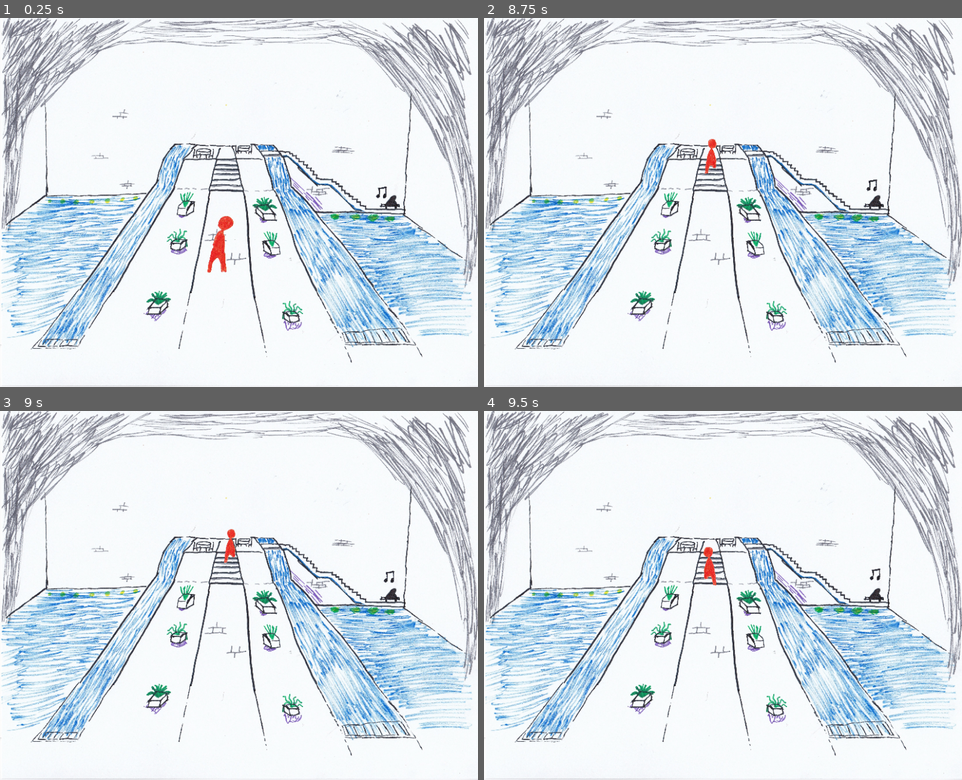
Above: before the commit, frames 1-4 (two rows, left to right).
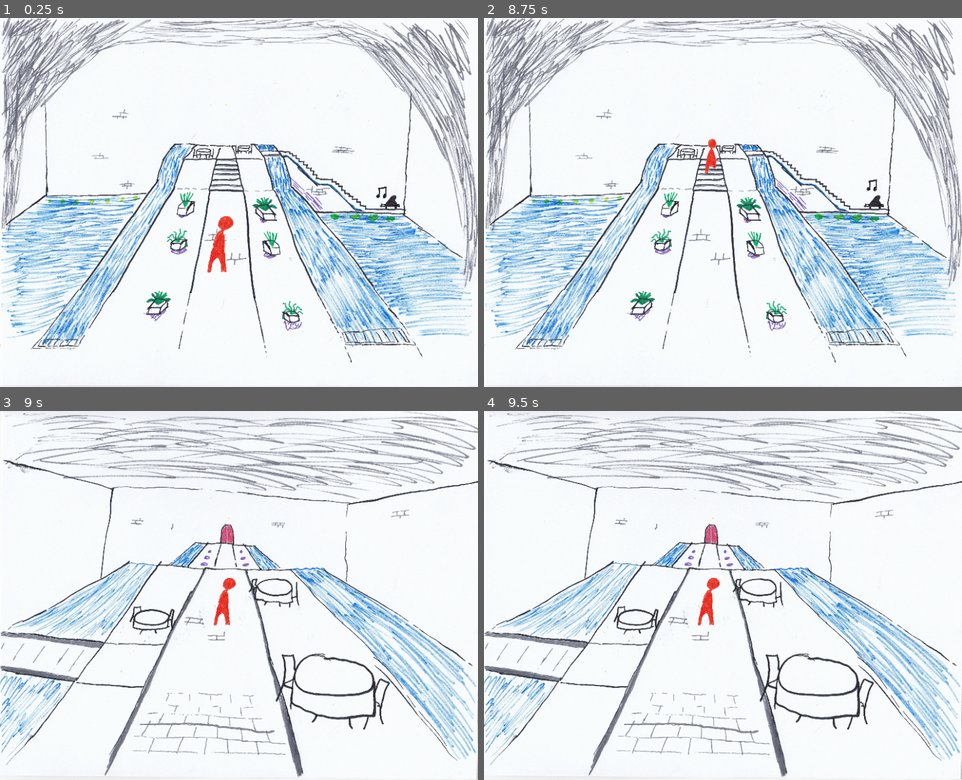
Above: after the commit, the same moments.

Repository: Swepedia/Flatgame
Game: Godot game, scene res://World.tscn
Same seed, same stepped clock (60 frames per second), same inputs: the game is played once before the commit and once after it. Before the commit the project starts from res://Entrance.tscn.
Inputs (mouse positions are in pixels of both pictures, inside the frame that each line leads up to):
- Up to frame 1 (0.25 s): no input
- Up to frame 2 (8.75 s): move the mouse to (713, 132) at 0.52 s; click (713, 132) at 0.67 s; move the mouse to (627, 220) at 1.27 s; click (627, 220) at 1.42 s; move the mouse to (770, 121) at 2.02 s; click (770, 121) at 2.17 s; move the mouse to (699, 276) at 2.77 s; click (699, 276) at 2.92 s; move the mouse to (866, 257) at 3.52 s; click (866, 257) at 3.67 s; move the mouse to (579, 147) at 4.27 s; click (579, 147) at 4.42 s; move the mouse to (746, 202) at 5.02 s; click (746, 202) at 5.17 s; move the mouse to (651, 110) at 5.77 s; click (651, 110) at 5.92 s; move the mouse to (828, 184) at 6.52 s; click (828, 184) at 6.67 s; move the mouse to (627, 220) at 7.27 s; click (627, 220) at 7.42 s; move the mouse to (770, 121) at 8.02 s; click (770, 121) at 8.17 s
- Up to frame 3 (9 s): move the mouse to (215, 669) at 8.77 s; click (215, 669) at 8.92 s
- Up to frame 4 (9.5 s): no input

Frames 1-2 are identical in both runs. In frame 3, 36% of the frame differs, in the area x 0-100%, y 0-100%; in frame 4, 36%.

Commit message:
Implement some navigation b/t scenes

Diff:
--- a/Dining.tscn
+++ b/Dining.tscn
@@ -12,6 +12,7 @@
 [ext_resource path="res://animations/arrow_curved_1.png" type="Texture" id=10]
 [ext_resource path="res://animations/arrow_curved_2.png" type="Texture" id=11]
 [ext_resource path="res://Scripts/ToPiano.gd" type="Script" id=12]
+[ext_resource path="res://Player.tscn" type="PackedScene" id=13]
 
 [sub_resource type="NavigationPolygon" id=1]
 vertices = PoolVector2Array( 543.153, 331.038, 623.056, 417.305, 550.931, 405.991, 509.212, 346.594, 777.912, 624.487,  …(445 unchanged characters)…
@@ -103,3 +104,7 @@
 position = Vector2( 45.9619, 257.387 )
 scale = Vector2( 0.168333, 0.168333 )
 frames = SubResource( 7 )
+
+[node name="Player" parent="." instance=ExtResource( 13 )]
+position = Vector2( 385.985, 369.682 )
+scale = Vector2( 0.193088, 0.193088 )
--- a/Entrance.tscn
+++ b/Entrance.tscn
@@ -90,8 +90,8 @@
 script = ExtResource( 10 )
 
 [node name="CollisionShape2D" type="CollisionShape2D" parent="ToDining"]
-position = Vector2( 392.438, 195.03 )
-scale = Vector2( 9.87526, 4.89643 )
+position = Vector2( 390.438, 168.03 )
+scale = Vector2( 9.87526, 8.09643 )
 shape = SubResource( 2 )
 
 [node name="DiningLabel" type="AnimatedSprite" parent="ToDining"]
--- a/Player.tscn
+++ b/Player.tscn
@@ -18,6 +18,8 @@
 "speed": 10.0
 } ]
 
+[sub_resource type="RectangleShape2D" id=2]
+
 [node name="Player" type="Node2D"]
 script = ExtResource( 3 )
 
@@ -26,3 +28,10 @@
 frames = SubResource( 1 )
 animation = "idle"
 playing = true
+
+[node name="Area2D" type="Area2D" parent="."]
+
+[node name="CollisionShape2D" type="CollisionShape2D" parent="Area2D"]
+position = Vector2( -12.5992, -39.0575 )
+scale = Vector2( 10.0003, 4.2488 )
+shape = SubResource( 2 )
--- a/Scripts/Dining.gd
+++ b/Scripts/Dining.gd
@@ -31,3 +31,15 @@
 func _on_Piano_leave():
 	piano_arrow.hide()
 	piano_sign.hide()
+
+func _travel_Lobby(area):
+	get_tree().change_scene("res://Entrance.tscn")
+
+func _travel_Piano(area):
+	get_tree()
+
+func _input(event):
+	if event is InputEventMouseButton:
+		if event.button_index == BUTTON_LEFT and event.pressed:
+			var path = $Navigation2D.get_simple_path($Player.position, event.position)
+			$Player.path = path
--- a/Scripts/Entrance.gd
+++ b/Scripts/Entrance.gd
@@ -19,6 +19,9 @@
 	dining_arrow.hide()
 	dining_sign.hide()
 
+func _travel_Dining(area):
+	get_tree().change_scene("res://Dining.tscn")
+
 func _input(event):
 	if event is InputEventMouseButton:
 		if event.button_index == BUTTON_LEFT and event.pressed:
--- a/Scripts/ToDining.gd
+++ b/Scripts/ToDining.gd
@@ -3,3 +3,4 @@
 func _ready():
 	connect("mouse_entered", get_parent(), "_on_Dining_enter")
 	connect("mouse_exited", get_parent(), "_on_Dining_leave")
+	connect("area_entered", get_parent(), "_travel_Dining")
--- a/Scripts/ToEntrance.gd
+++ b/Scripts/ToEntrance.gd
@@ -3,3 +3,4 @@
 func _ready():
 	connect("mouse_entered", get_parent(), "_on_Lobby_enter")
 	connect("mouse_exited", get_parent(), "_on_Lobby_leave")
+	connect("area_entered", get_parent(), "_travel_Lobby")
--- a/project.godot
+++ b/project.godot
@@ -16,7 +16,7 @@
 [application]
 
 config/name="Flatgame"
-run/main_scene="res://Entrance.tscn"
+run/main_scene="res://World.tscn"
 config/icon="res://icon.png"
 
 [display]
Not shown: 6 places in Dining.tscn that only renumber resources
Not shown: 1 places in Player.tscn that only renumber resources
